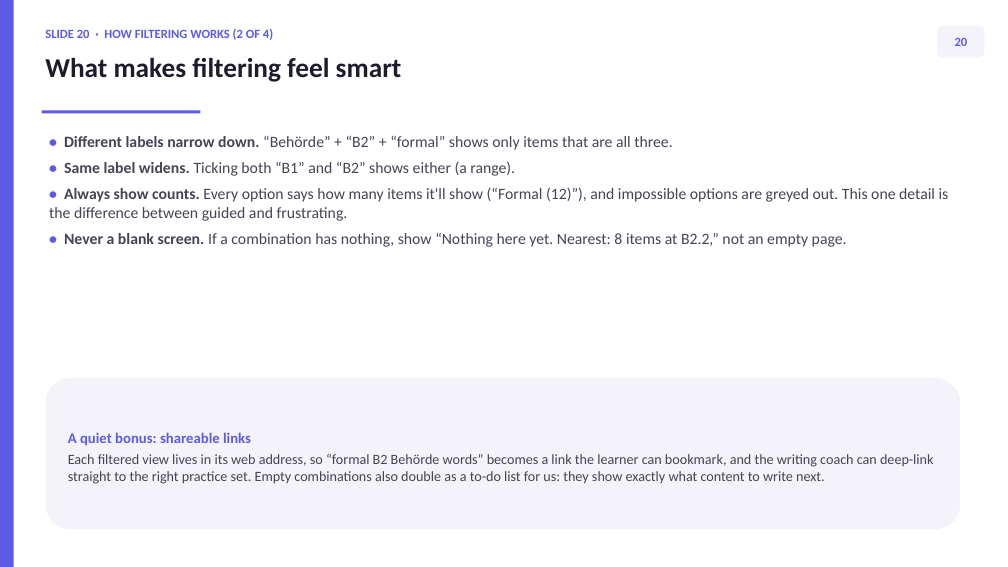
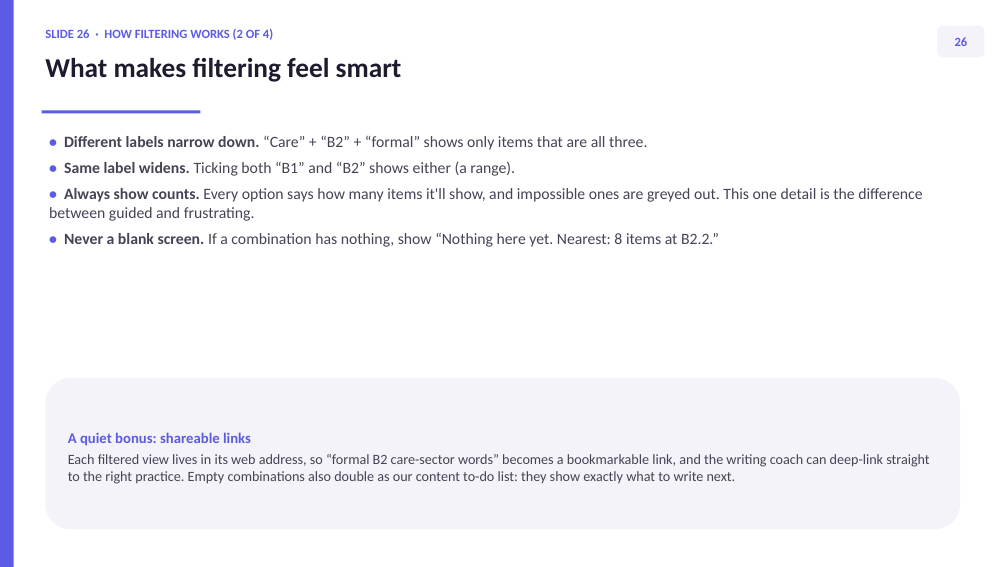
Before and after one commit to thelivinsine/B2furBerufApp, a slide deck: slide 29 of docs/TAXONOMY_REDESIGN.pptx (slide 23 before the commit). Drawn at 1008x567 pixels with LibreOffice and Linux fonts; fonts in the diff are those of the drawing. Boxes give left, top, right and bottom in pixels: in the first picture for what was removed or moved away, otherwise in the second. Text is boxed around its words. In the diff, an @@ line names an element or a change of style, - is before the commit and + after.

```diff
--- a/docs/TAXONOMY_REDESIGN.pptx
+++ b/docs/TAXONOMY_REDESIGN.pptx
@@ text in rounded rectangle at (x1=955, y1=37, x2=968, y2=46): text changed @@
-20
+26
@@ text at (x1=64, y1=136, x2=647, y2=150): text changed @@
-• Different labels narrow down. “Behörde” + “B2” + “formal” shows only items that are all three.
+• Different labels narrow down. “Care” + “B2” + “formal” shows only items that are all three.
@@ text at (x1=49, y1=188, x2=922, y2=247): text changed @@
-• Always show counts. Every option says how many items it'll show (“Formal (12)”), and impossible options are greyed out. This one detail is the difference between guided and frustrating.
-• Never a blank screen. If a combination has nothing, show “Nothing here yet. Nearest: 8 items at B2.2,” not an empty page.
+• Always show counts. Every option says how many items it'll show, and impossible ones are greyed out. This one detail is the difference between guided and frustrating.
+• Never a blank screen. If a combination has nothing, show “Nothing here yet. Nearest: 8 items at B2.2.”
@@ text in rounded rectangle at (x1=68, y1=454, x2=929, y2=484): text changed @@
-Each filtered view lives in its web address, so “formal B2 Behörde words” becomes a link the learner can bookmark, and the writing coach can deep-link straight to the right practice set. Empty combinations also double as a to-do list for us: they show exactly what content to write next.
+Each filtered view lives in its web address, so “formal B2 care-sector words” becomes a bookmarkable link, and the writing coach can deep-link straight to the right practice. Empty combinations also double as our content to-do list: they show exactly what to write next.
```
Also in this commit, not shown: 27 other slides changed, 7 slides added, 1 slide removed, 5 other files.
